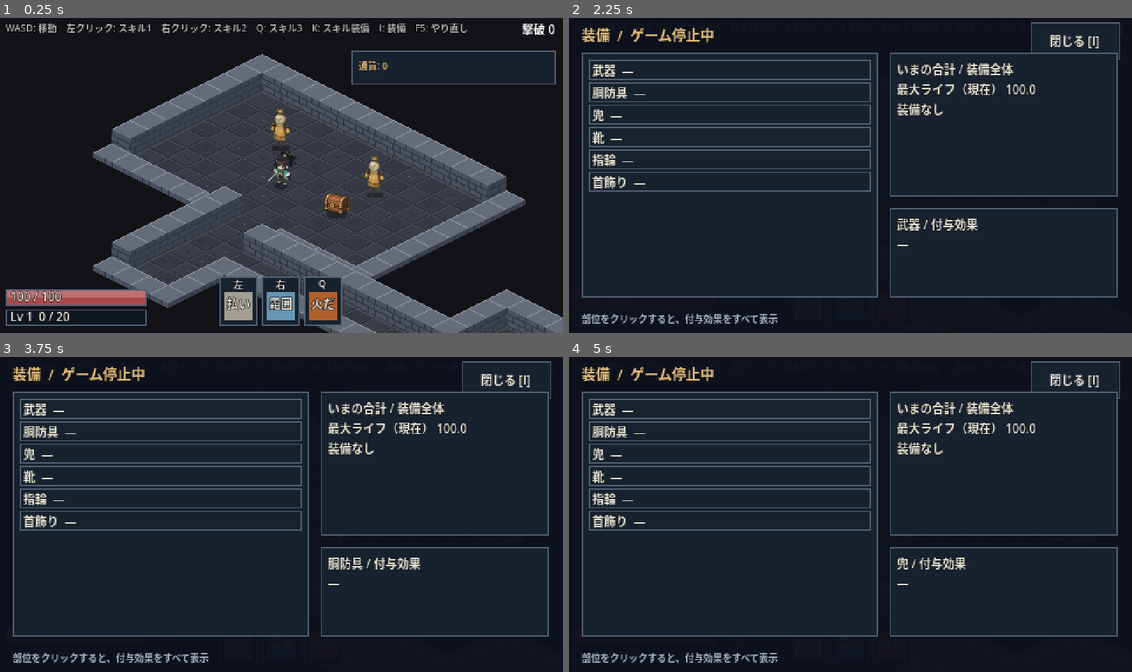
Above: before the commit, frames 1-4 (two rows, left to right).
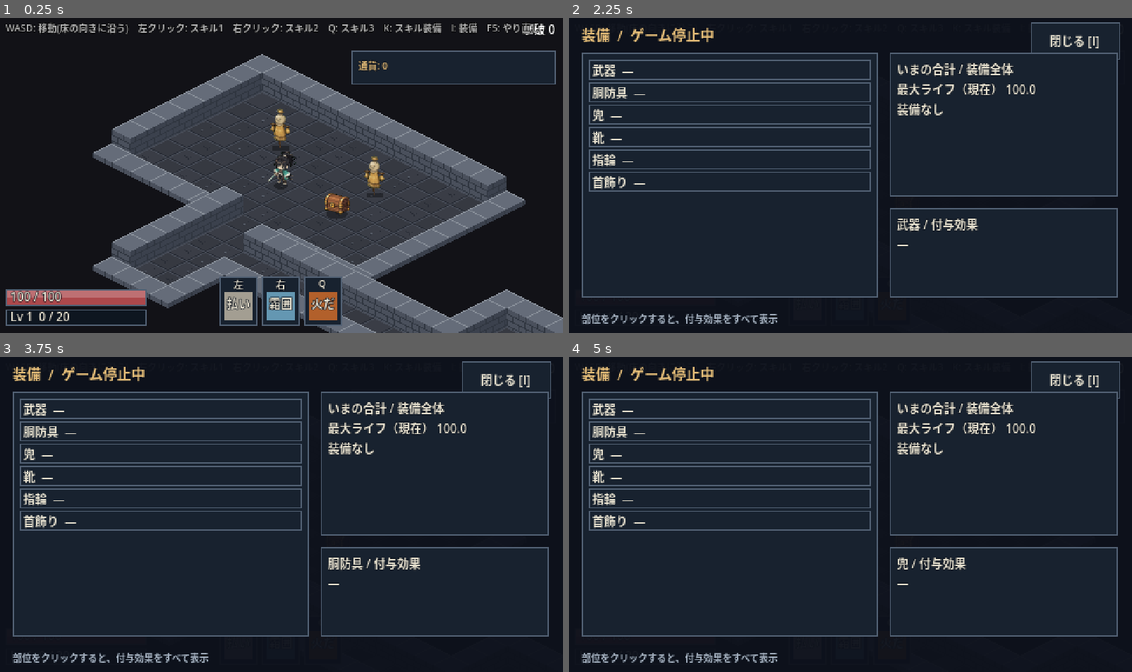
Above: after the commit, the same moments.

Repository: fururun/HackSla
Game: Godot game, scene res://scenes/main/main.tscn
Same seed, same stepped clock (60 frames per second), same inputs: the game is played once before the commit and once after it.
Inputs (mouse positions are in pixels of both pictures, inside the frame that each line leads up to):
- Up to frame 1 (0.25 s): no input
- Up to frame 2 (2.25 s): tap Enter at 0.5 s; move the mouse to (974, 159) at 0.52 s; hold D (move_right) 0.53-1.25 s; hold I (toggle_equip_screen) 0.53-1.25 s; click (974, 159) at 0.67 s; click "閉じる [I]" at 1.25 s; tap F5 (restart_game) at 2 s; move the mouse to (737, 191) at 2.02 s; hold S (move_down) from 2.03 s (still down); tap I (toggle_equip_screen) at 2.1 s
- Up to frame 3 (3.75 s): release S (move_down) at 2.75 s; click "武器 —" at 2.75 s; click "胴防具 —" at 3.5 s
- Up to frame 4 (5 s): click "兜 —" at 4.25 s

The runs differ from the first frame. In frame 1, 1.4% of the frame differs, in the area x 10-96%, y 1-6%; in frame 2, less than 0.1%; in frame 3, less than 0.1%; in frame 4, less than 0.1%.

Commit message:
移動を床のマスの向きに沿わせる(W=右上、D=右下、S=左下、A=左上)
地面の上での速さが、どの向きでも同じになる(これまでは縦に動くと速かった)。

Co-Authored-By: Claude Sonnet 5.5 <noreply@anthropic.com>

Diff:
--- a/scripts/main/main.gd
+++ b/scripts/main/main.gd
@@ -128,7 +128,7 @@
 	var layer := CanvasLayer.new()
 	add_child(layer)
 	var help := Label.new()
-	help.text = "WASD: 移動　左クリック: スキル1　右クリック: スキル2　Q: スキル3　K: スキル装備　I: 装備　F5: やり直し"
+	help.text = "WASD: 移動(床の向きに沿う)　左クリック: スキル1　右クリック: スキル2　Q: スキル3　K: スキル装備　I: 装備　F5: やり直し"
 	help.position = Vector2(6, 4)
 	help.add_theme_font_size_override("font_size", 8)
 	help.add_theme_color_override("font_color", Color(1, 1, 1, 0.7))
--- a/scripts/player/player.gd
+++ b/scripts/player/player.gd
@@ -36,10 +36,10 @@
 		queue_redraw()
 		return
 	var input := Input.get_vector("move_left", "move_right", "move_up", "move_down")
-	velocity = input * MOVE_SPEED
+	velocity = Player.velocity_for(input)
 	move_and_slide()
 	if input != Vector2.ZERO and _swing_t <= 0.0:
-		facing = Facing.dir8(input)
+		facing = Facing.dir8(velocity)
 
 	if _swing_t > 0.0:
 		_swing_t -= delta
@@ -48,6 +48,15 @@
 		if Input.is_action_pressed("skill_%d" % slot):
 			use_skill(slot, aim_target())
 	queue_redraw()
+
+
+## 操作の入力（key：右が +x、下が +y）から、画面上の速度を作る。
+## 床のマスは斜め（ひし形）に並んでいるので、キーは床の軸に沿って動く：
+## W=右上、D=右下、S=左下、A=左上。W+D で真右、のように2つ押すと画面の上下左右にも動ける。
+## 速さは、どの向きでも地面の上で同じ（地面の距離は縦を2倍にして測る）。
+static func velocity_for(key: Vector2) -> Vector2:
+	var screen := Vector2(key.x - key.y, (key.x + key.y) * 0.5)
+	return screen * (MOVE_SPEED / sqrt(2.0))
 
 
 ## スキルを出す向き：近くに敵がいれば、いちばん近い敵のほう。いなければ、キャラクターが向いている方向（8方向）。
--- a/tests/test_main_flow.gd
+++ b/tests/test_main_flow.gd
@@ -28,6 +28,27 @@
 	player.facing = 0  # 右向き
 	t.check(player.aim_target().x > player.global_position.x and is_equal_approx(player.aim_target().y, player.global_position.y), "右向きなら真横に狙う")
 	main.queue_free()
+
+
+func test_movement_follows_the_floor_axes() -> void:
+	# 床のマスの向き：D=右下、A=左上、W=右上、S=左下（画面の斜め）
+	var east := Player.velocity_for(Vector2(1, 0))
+	t.check(east.x > 0.0 and east.y > 0.0 and is_equal_approx(east.y, east.x * 0.5), "D は右下（床の軸に沿う）")
+	var north := Player.velocity_for(Vector2(0, -1))
+	t.check(north.x > 0.0 and north.y < 0.0 and is_equal_approx(-north.y, north.x * 0.5), "W は右上")
+	var west := Player.velocity_for(Vector2(-1, 0))
+	t.check(west.x < 0.0 and west.y < 0.0, "A は左上")
+	var south := Player.velocity_for(Vector2(0, 1))
+	t.check(south.x < 0.0 and south.y > 0.0, "S は左下")
+	# 2つ押すと、画面の上下左右
+	t.check_eq(snappedf(Player.velocity_for(Vector2(1, -1).normalized()).y, 0.001), 0.0, "W+D は真横（右）")
+	t.check(Player.velocity_for(Vector2(1, -1).normalized()).x > 0.0, "W+D は右向き")
+	t.check_eq(snappedf(Player.velocity_for(Vector2(1, 1).normalized()).x, 0.001), 0.0, "S+D は真下")
+	# 地面の上での速さは、どの向きでも同じ
+	var base := Iso.ground_distance(Vector2.ZERO, Player.velocity_for(Vector2(1, 0)))
+	for key: Vector2 in [Vector2(0, -1), Vector2(-1, 0), Vector2(0, 1), Vector2(1, -1).normalized(), Vector2(1, 1).normalized(), Vector2(-1, 1).normalized(), Vector2(-1, -1).normalized()]:
+		t.check(absf(Iso.ground_distance(Vector2.ZERO, Player.velocity_for(key)) - base) < 0.01, "地面の速さが同じ: %s" % str(key))
+	t.check(absf(base - Player.MOVE_SPEED) < 0.01, "地面の速さは MOVE_SPEED")
 
 
 func test_skills_turn_toward_a_nearby_enemy() -> void:
Not shown, changed: docs/concept.md
